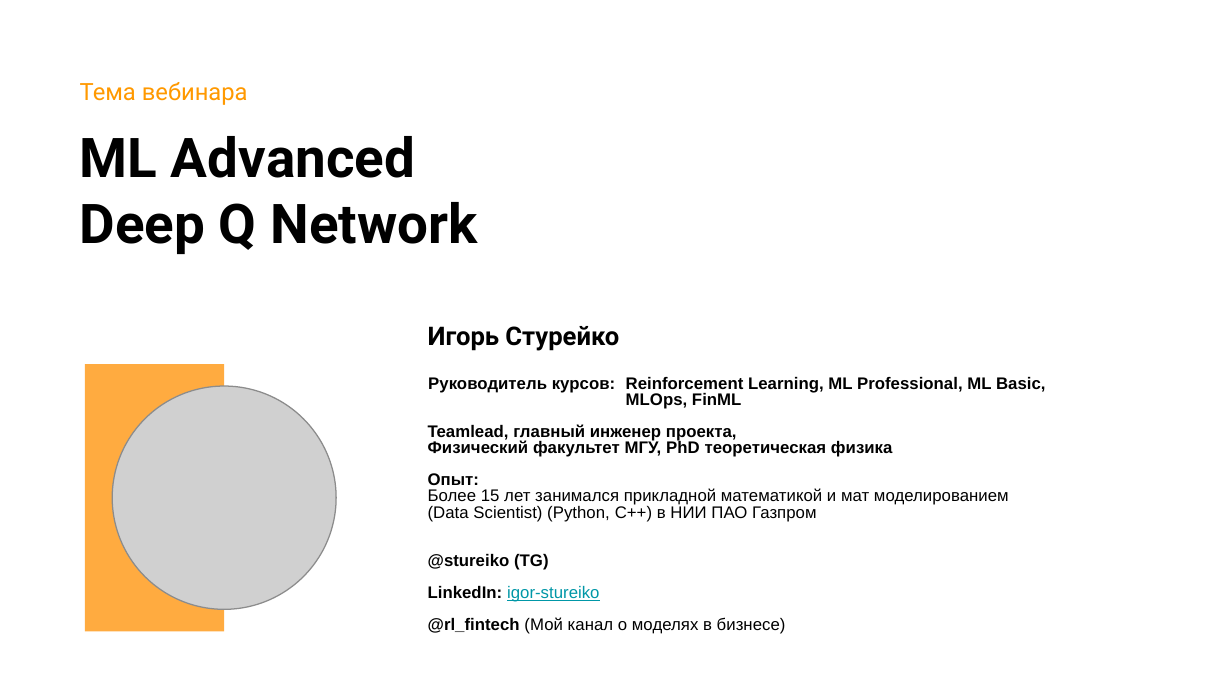
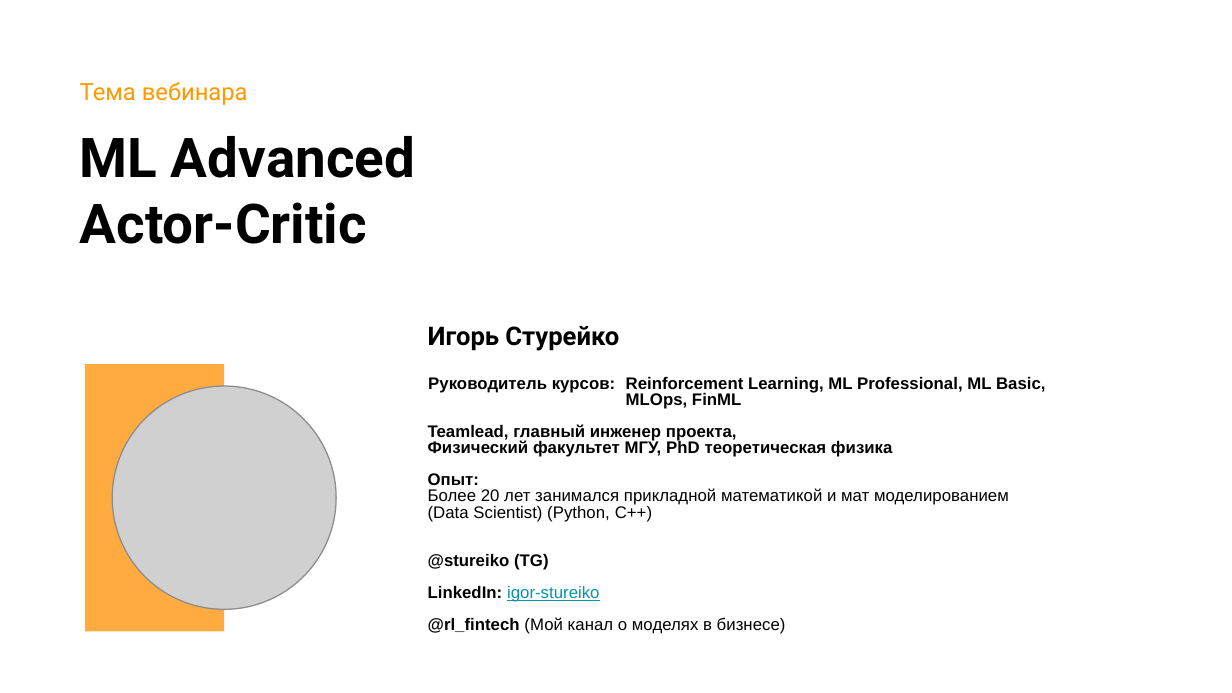
Before and after one commit to stureiko/Otus_lectures, a slide deck: slide 4 of ML Adv/28 - Actor-Critic/Presentation/Actor-Critic.pptx. Drawn at 1232x693 pixels with LibreOffice and Linux fonts; fonts in the diff are those of the drawing; grey boxes stand for pictures; background and template pictures are left out. Boxes give left, top, right and bottom in pixels: in the first picture for what was removed or moved away, otherwise in the second. Text is boxed around its words. In the diff, an @@ line names an element or a change of style, - is before the commit and + after.

Commit message:
Added Actor-Critic for MLAdv and Text preprocessing for NLP

```diff
--- a/ML Adv/28 - Actor-Critic/Presentation/Actor-Critic.pptx
+++ b/ML Adv/28 - Actor-Critic/Presentation/Actor-Critic.pptx
@@ title at [80, 136, 415, 244]: text changed @@
-ML Advanced
-Deep Q Network
+ML Advanced
+Actor-Critic
@@ text at [428, 488, 1009, 522]: text changed @@
-Более 15 лет занимался прикладной математикой и мат моделированием
-(Data Scientist) (Python, С++) в НИИ ПАО Газпром
+Более 20 лет занимался прикладной математикой и мат моделированием
+(Data Scientist) (Python, С++)
```
Also in this commit, not shown: 5 other slides changed, 10 slides added, 4 slides removed, 4 other files.
